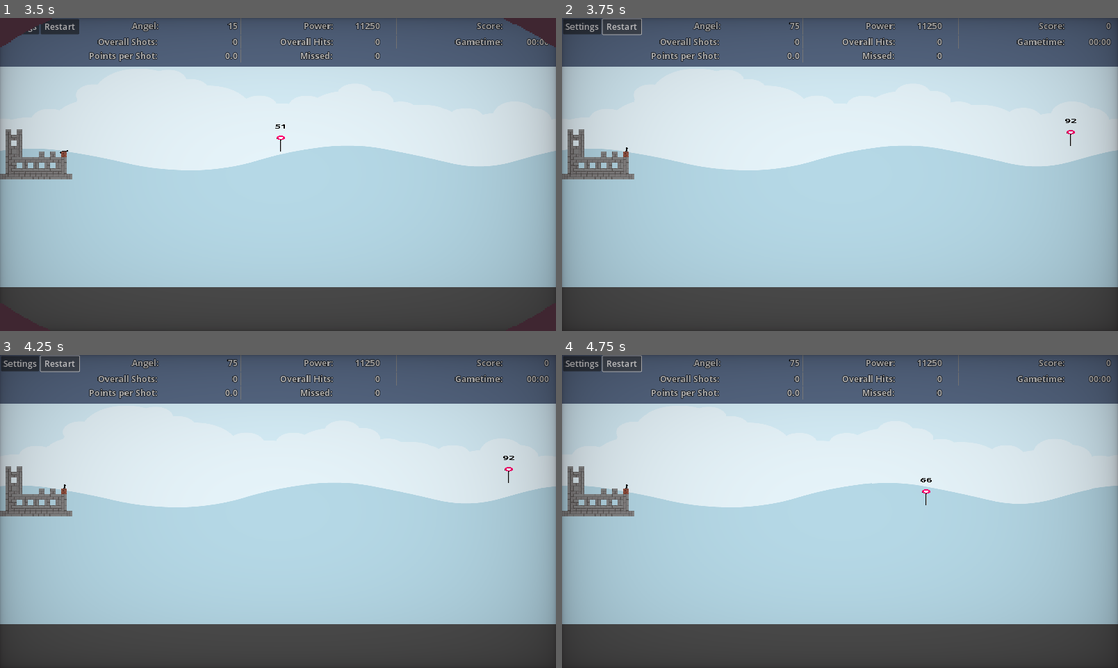
Above: before the commit, frames 1-4 (two rows, left to right).
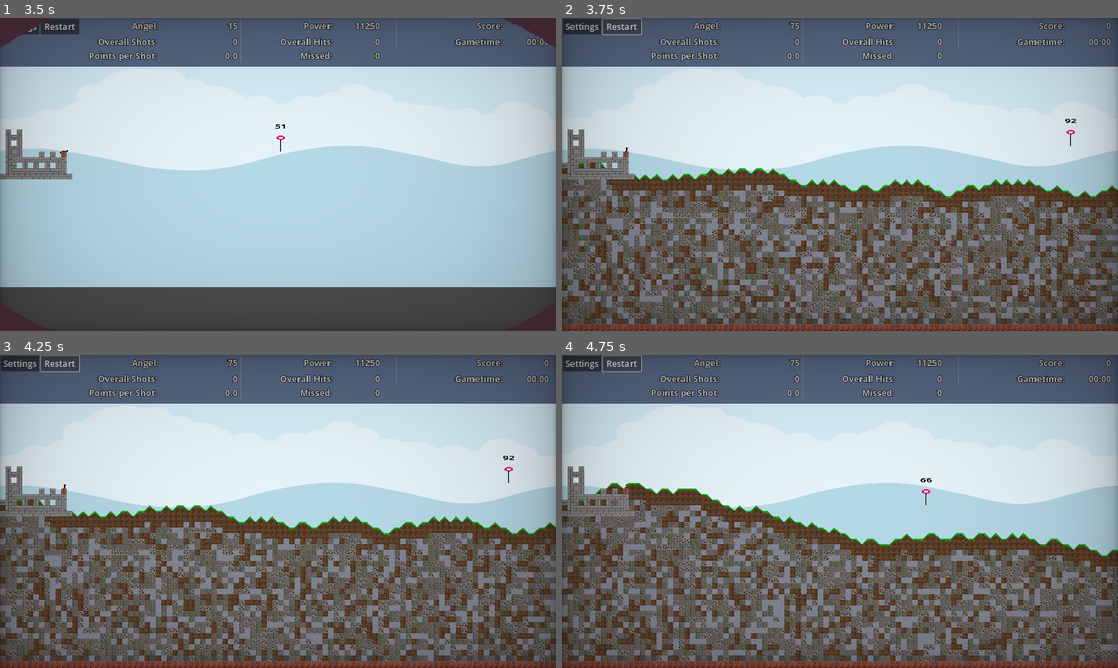
Above: after the commit, the same moments.

Repository: Coding-4Fun/Just4Fun_Mini_Shootergame
Game: Godot game, scene res://UI/MainMenuUI/MainMenuUI.tscn
The game is run twice, just before and just after one commit, with the same random seed, the same clock (stepped at 60 frames per second) and the same inputs.
Inputs:
- Up to frame 1 (3.5 s): click "Play" at 0.5 s; click "Max Play Time" at 1.25 s; click "Max Play Time" at 2 s; click "Start Game" at 2.75 s
- Up to frame 2 (3.75 s): click "Restart" at 3.5 s
- Up to frame 3 (4.25 s): no input
- Up to frame 4 (4.75 s): click "Restart" at 4.25 s

Frame 1 is identical in both runs. In frame 2, 44% of the frame differs, in the area x 0-100%, y 46-100%; in frame 3, 44%; in frame 4, 43%.

Commit message:
Add: Terrain Generator to Layer Script

Diff:
--- a/MainGameScene/terrain_layer/layer_terrain.gd
+++ b/MainGameScene/terrain_layer/layer_terrain.gd
@@ -3,4 +3,68 @@
 
 # Called when the node enters the scene tree for the first time.
 func _ready() -> void:
+	super()
+	world_tiles_x = int(screensize.x / tile_size.x)
+	screenratio = screensize.x / screensize.y
+
+	world_tiles_y = ceili(float(world_tiles_x) / screenratio)
+	min_terrain_height = world_tiles_y - mod
+	max_terrain_height = mod
+
+	SignalBus.MapGenerateWorldTileMap.connect(_on_MapGeneratorWorldTileMap)
 	pass # Replace with function body.
+
+
+func Reset_TileMap() -> void:
+	clear()
+	pass
+
+
+func _on_MapGeneratorWorldTileMap() -> void:
+	generate_world_tilemap_base()
+
+
+func generate_world_tilemap_base() -> void:
+	Reset_TileMap()
+	randomize()
+	current_displacement = displacement
+	var chgdispl = 0
+	for x in world_tiles_x:
+		if x <= mod:
+			current_displacement = displacement
+		for y in world_tiles_y:
+
+			# BasePlattform
+			if x <= mod and y == current_displacement:
+				set_cell(Vector2i(x,y), 6, Vector2i(0, 0))
+				plattform.append(Vector2i(x, y))
+				chgdispl = 0
+				continue
+			# Graslinie
+			elif y == current_displacement:
+				chgdispl = chgdispl *-1
+				if chgdispl == 0:
+					set_cell(Vector2i(x,y), 8, Vector2i(0, 0))
+				elif chgdispl < 0:
+					set_cell(Vector2i(x,y-1), 8, Vector2i(1, 0))
+				elif chgdispl > 0:
+					set_cell(Vector2i(x,y), 8, Vector2i(2, 0))
+
+			# Dirt für Graslinie + 2
+			elif y > current_displacement and y <= current_displacement+2:
+				set_cell(Vector2i(x,y-1 if chgdispl < 0 else y), 1, Vector2i(0, 0))
+
+			# Unterhalb der Dirtlinie, zufällige Tiles
+			if y > current_displacement+2 and y < world_tiles_y-2:
+				var rdm = randi_range(1,5)
+				set_cell(Vector2i(x,y-1 if chgdispl < 0 else y), rdm, Vector2i(0, 0))
+			# Abschluss Linie , y - 2
+			elif y >= world_tiles_y-2:
+				set_cell(Vector2i(x,y), 7, Vector2i(0, 0))
+			# End Y Loop
+		var lastchg = chgdispl
+		chgdispl = sign(randi_range(-5, 5))		# -1 || 0 || 1
+		if lastchg != 0 and lastchg !=chgdispl:
+			chgdispl = 0
+		var change_displacement = current_displacement + chgdispl
+		current_displacement = change_displacement
